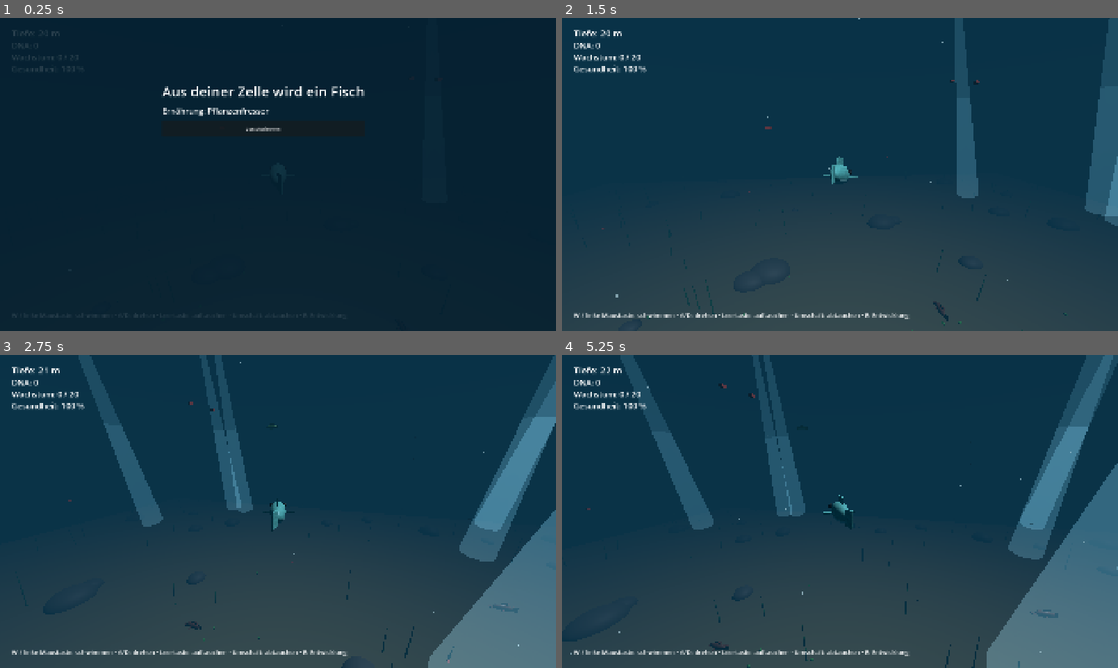
Above: before the commit, frames 1-4 (two rows, left to right).
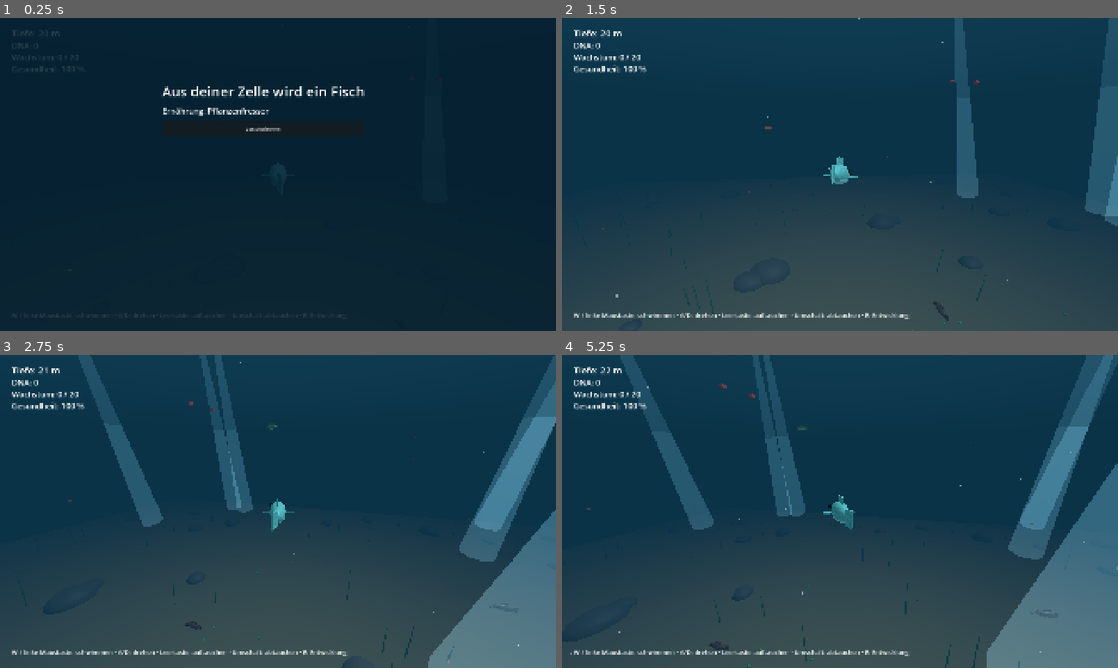
Above: after the commit, the same moments.

Repository: Mayo73/agenthub-backup
Game: Godot game, scene res://scenes/fish.tscn
Same seed, same stepped clock (60 frames per second), same inputs: the game is played once before the commit and once after it. This scene is started directly instead of the project's main scene.
Inputs (mouse positions are in pixels of both pictures, inside the frame that each line leads up to):
- Up to frame 1 (0.25 s): no input
- Up to frame 2 (1.5 s): click "Losschwimmen" at 0.5 s; tap Enter at 1.25 s; move the mouse to (962, 158) at 1.27 s; hold D (rechts) from 1.28 s (still down); hold Shift (abtauchen) from 1.28 s (still down); click (962, 158) at 1.42 s
- Up to frame 3 (2.75 s): release D (rechts) at 2 s; release Shift (abtauchen) at 2 s; drag from (166, 527) to (250, 574) at 2.02 s
- Up to frame 4 (5.25 s): move the mouse to (895, 442) at 2.77 s; hold D (rechts) 2.78-3.5 s; tap E (entwickeln) at 2.85 s; click "Weiterschwimmen" at 3.5 s; drag from (812, 574) to (673, 464) at 4.27 s; move the mouse to (1006, 558) at 5.02 s; hold A (links) from 5.03 s (still down); tap C (rufen) at 5.1 s

The runs differ from the first frame. In frame 2, 0.2% of the frame differs, in the area x 47-75%, y 19-54%; in frame 3, 0.2%; in frame 4, 0.3%, in the area x 4-87%, y 9-100%.

Commit message:
Review: Umgebungslicht der Fischszene wieder aus Farbe, Speichertests räumen auf
T-0282 hatte die Zeile ambient_light_source entfernt (nicht verlangt).
Speichertests prüfen jetzt, dass die Zellenphase erhalten bleibt, und löschen ihre Testdateien;
test_main_fisch leert FishStart nach dem Test.

Co-Authored-By: Claude Opus 5.5 <noreply@anthropic.com>

Diff:
--- a/scripts/fish_main.gd
+++ b/scripts/fish_main.gd
@@ -123,6 +123,7 @@
 	var env := Environment.new()
 	env.background_mode = Environment.BG_COLOR
 	env.background_color = FishWorld.WATER_COLOR
+	env.ambient_light_source = Environment.AMBIENT_SOURCE_COLOR
 	env.ambient_light_color = Color(0.45, 0.65, 0.75)
 	env.ambient_light_energy = 0.7
 	env.fog_enabled = true
--- a/tests/test_fish_main.gd
+++ b/tests/test_fish_main.gd
@@ -332,7 +332,7 @@
 ## Test: save_now() speichert FishSave.KEY und behält dna=12 bei.
 func test_speichern() -> void:
 	var test_path := "user://test_save.godot"
-	SaveGame.write_file(test_path, {})
+	SaveGame.write_file(test_path, {"version": 1, "dna": 5})
 	fish.save_path = test_path
 	fish.progress.dna = 12
 	check(fish.save_now(), "save_now() gibt true bei vorhandenem Pfad")
@@ -340,6 +340,8 @@
 	check(FishSave.KEY in data, "FishSave.KEY ist in der Datei")
 	var fish_data = data[FishSave.KEY]
 	check(fish_data["dna"] == 12, "dna=12 wurde gespeichert")
+	check_eq(data["dna"], 5, "DNA der Zellenphase bleibt erhalten")
+	_remove_save(test_path)
 
 
 ## Test: pending_save_path wird korrekt von main.gd übertragen.
@@ -350,7 +352,9 @@
 	var f2: Node3D = load("res://scenes/fish.tscn").instantiate()
 	(Engine.get_main_loop() as SceneTree).root.add_child(f2)
 	check_eq(f2.save_path, test_path, "save_path wurde übertragen")
+	check_eq(FishStart.pending_save_path, "", "pending_save_path ist nach dem Laden leer")
 	f2.free()
+	_remove_save(test_path)
 
 
 ## Test: save_now() speichert verbesserte Levels korrekt.
@@ -365,6 +369,13 @@
 	var data := SaveGame.read_file(test_path)
 	var fish_data = data[FishSave.KEY]
 	check(fish_data["build"]["levels"]["schwanz"] == 1, "Level schwanz=1 gespeichert")
+	_remove_save(test_path)
+
+
+## Löscht eine Test-Spielstanddatei, falls sie existiert.
+func _remove_save(path: String) -> void:
+	if FileAccess.file_exists(path):
+		DirAccess.remove_absolute(ProjectSettings.globalize_path(path))
 
 
 ## Test: Fortsetzen übernimmt gespeicherten Fischstand.
--- a/tests/test_main_fisch.gd
+++ b/tests/test_main_fisch.gd
@@ -59,3 +59,4 @@
 	check(result, "prepare_fish_continue ist wahr mit Fischteil")
 	check_eq(FishStart.pending_fish["dna"], 9, "FishStart.pending_fish.dna ist 9")
 	check_eq(FishStart.pending_save_path, P, "FishStart.pending_save_path ist P")
+	FishStart.clear()
